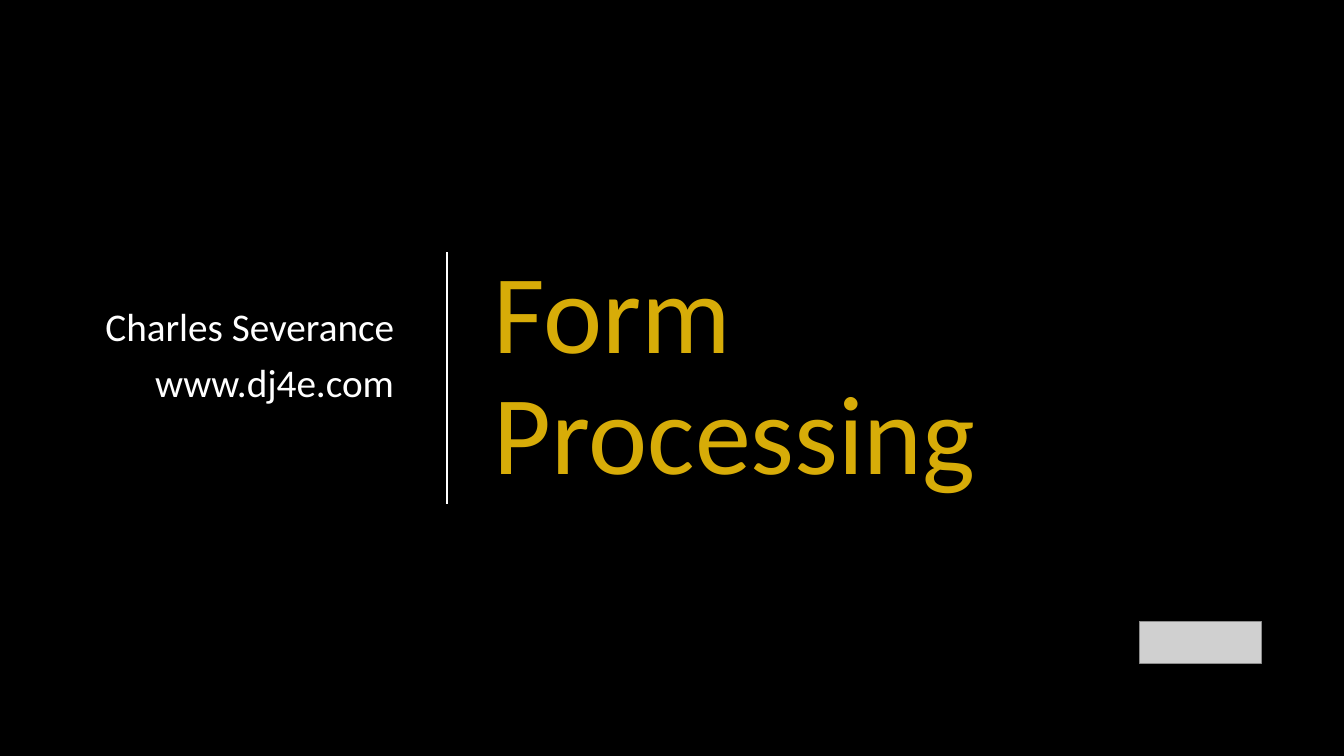
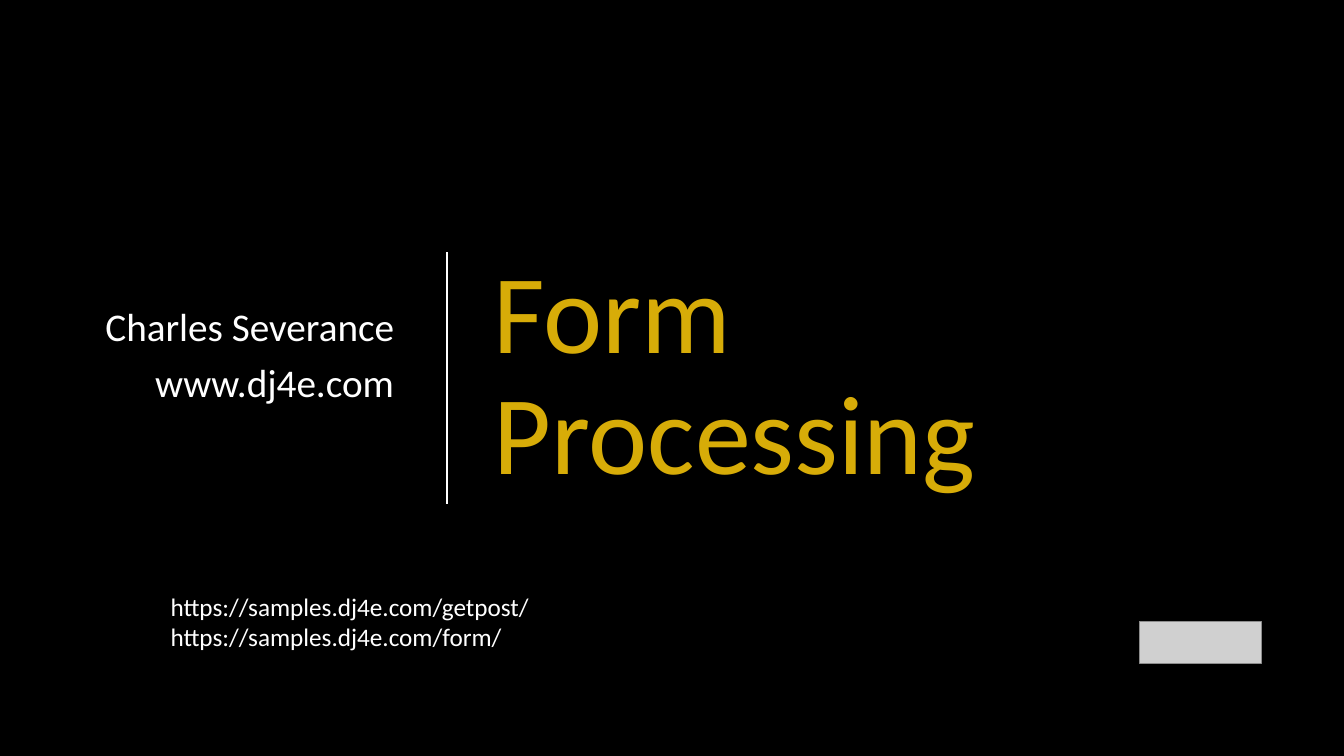
Before and after one commit to csev/dj4e, a slide deck: slide 1 of lectures/DJ-09-Forms.pptx. Drawn at 1344x756 pixels with LibreOffice and Linux fonts; fonts in the diff are those of the drawing; grey boxes stand for pictures. Boxes give left, top, right and bottom in pixels: in the first picture for what was removed or moved away, otherwise in the second. Text is boxed around its words. In the diff, an @@ line names an element or a change of style, - is before the commit and + after.

```diff
--- a/lectures/DJ-09-Forms.pptx
+++ b/lectures/DJ-09-Forms.pptx
@@ text added at (x1=171, y1=598, x2=529, y2=651), 18 pt, text #FFFFFF @@
+https://samples.dj4e.com/getpost/
+https://samples.dj4e.com/form/
```
Also in this commit, not shown: 13 other slides changed, 2 slides added, 7 other files.
